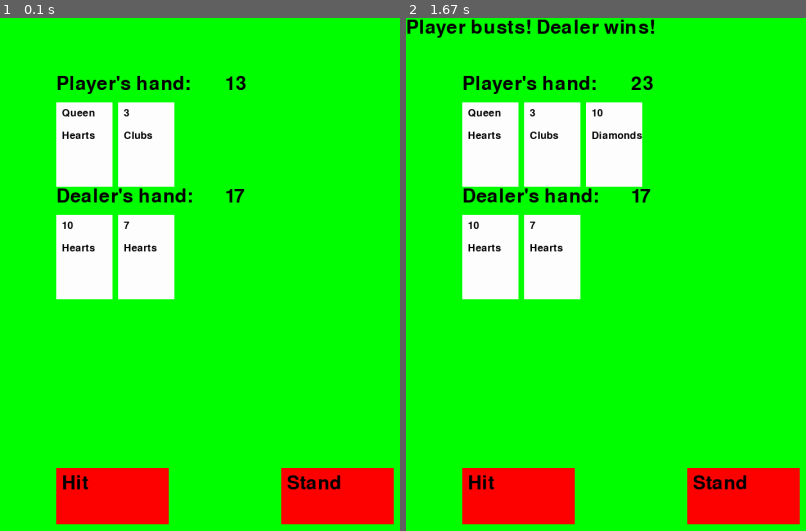
Above: before the commit, frames 1-2 (left to right).
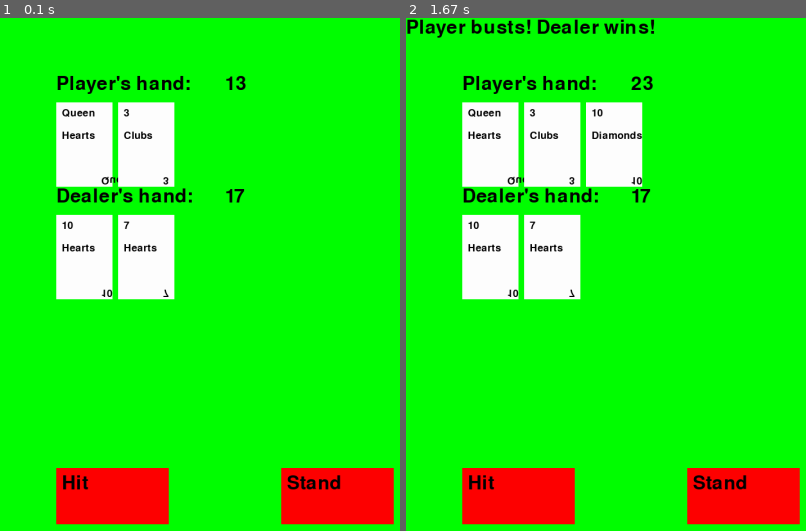
Above: after the commit, the same moments.

Repository: turnertrowbridge/PyGame_Blackjack
Game: pygame game, started from main.py
The game is run twice, just before and just after one commit, with the same random seed, the same clock (stepped at 60 frames per second) and the same inputs.
Inputs:
- Up to frame 1 (0.1 s): no input
- Up to frame 2 (1.67 s): click "Hit" at 0.38 s

The runs differ from the first frame. In frame 1, 0.1% of the frame differs, in the area x 25-43%, y 30-55%; in frame 2, 0.1%, in the area x 25-59%, y 30-55%.

Commit message:
Updated cards

Diff:
--- a/ui.py
+++ b/ui.py
@@ -13,5 +13,10 @@
 
 def draw_card(screen, font, card, x, y, card_color=(255, 255, 255), text_color=(0, 0, 0)):
     pygame.draw.rect(screen, card_color, (x, y, 100, 150))
-    draw_text(screen, font, str(card[0]), x + 10, y + 10, text_color)
     draw_text(screen, font, card[1], x + 10, y + 50, text_color)
+    draw_text(screen, font, card[0], x + 10, y + 10, text_color)  # top left
+
+    # draw bottom right upside down
+    text_surface = font.render(card[0], True, text_color)
+    flipped_text_surface = pygame.transform.flip(text_surface, False, True)
+    screen.blit(flipped_text_surface, (x + 80, y + 130))  # bottom left
